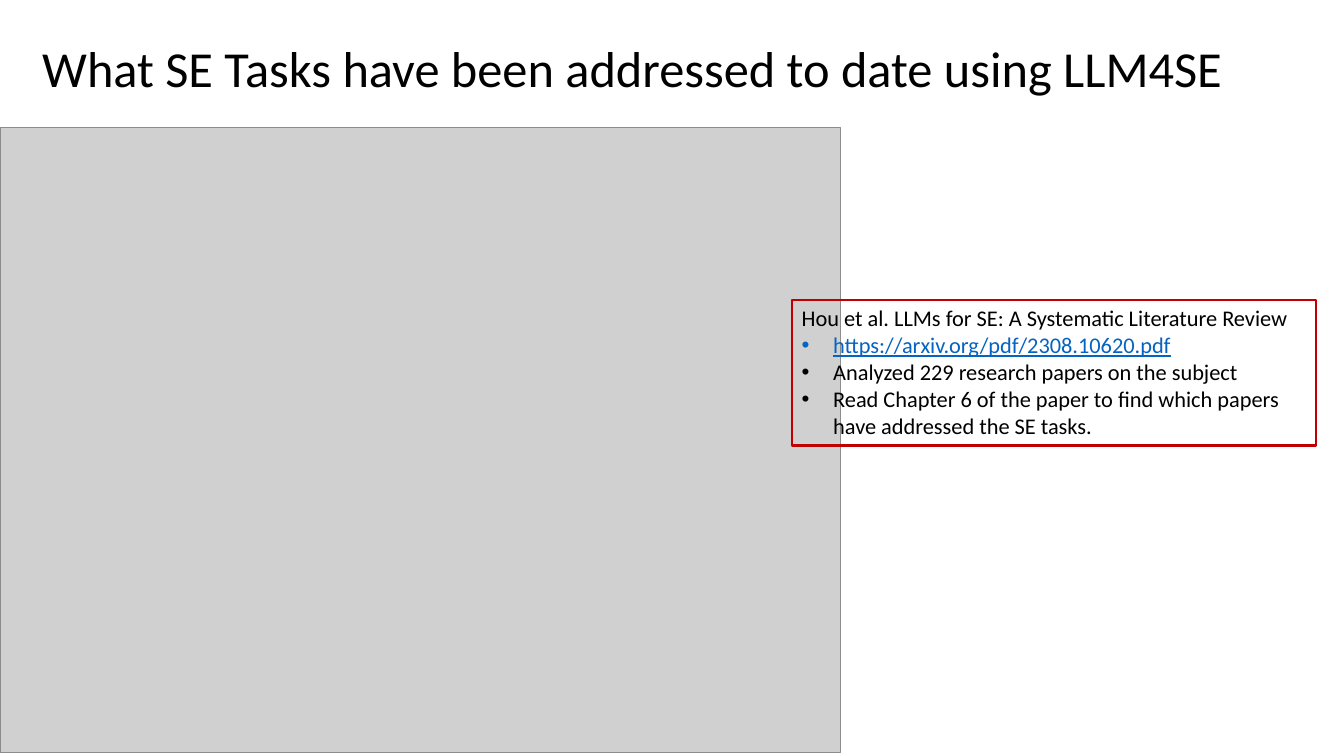
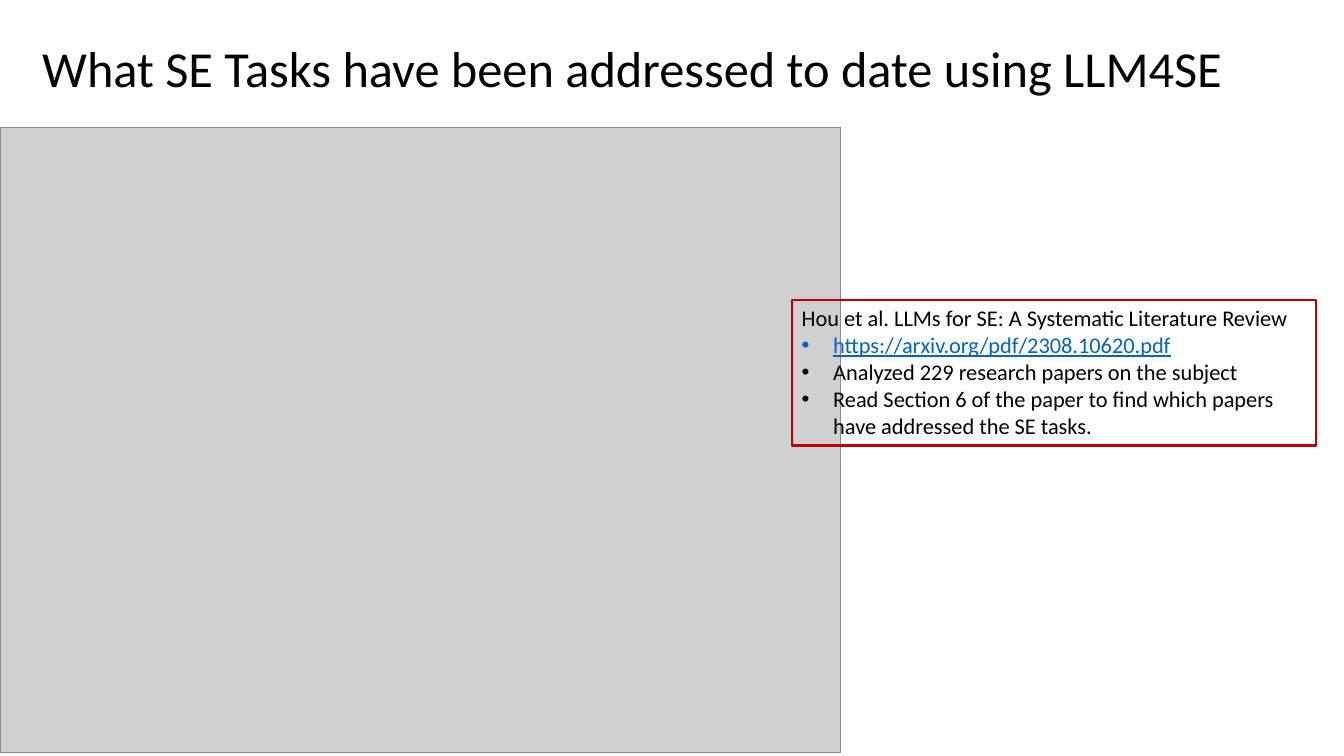
Before and after one commit to johnxu21/johnxu21.github.io, a slide deck: slide 3 of teaching/CS472/Timetable/LLM.pptx. Drawn at 1344x756 pixels with LibreOffice and Linux fonts; fonts in the diff are those of the drawing; grey boxes stand for pictures. Boxes give left, top, right and bottom in pixels: in the first picture for what was removed or moved away, otherwise in the second. Text is boxed around its words. In the diff, an @@ line names an element or a change of style, - is before the commit and + after.

```diff
--- a/teaching/CS472/Timetable/LLM.pptx
+++ b/teaching/CS472/Timetable/LLM.pptx
@@ text in rectangle at [833, 388, 1273, 440]: text changed @@
-• Read Chapter 6 of the paper to find which papers have addressed the SE tasks.
+• Read Section 6 of the paper to find which papers have addressed the SE tasks.
```
Also in this commit, not shown: 2 slides added, 2 slides removed, 1 other file.
